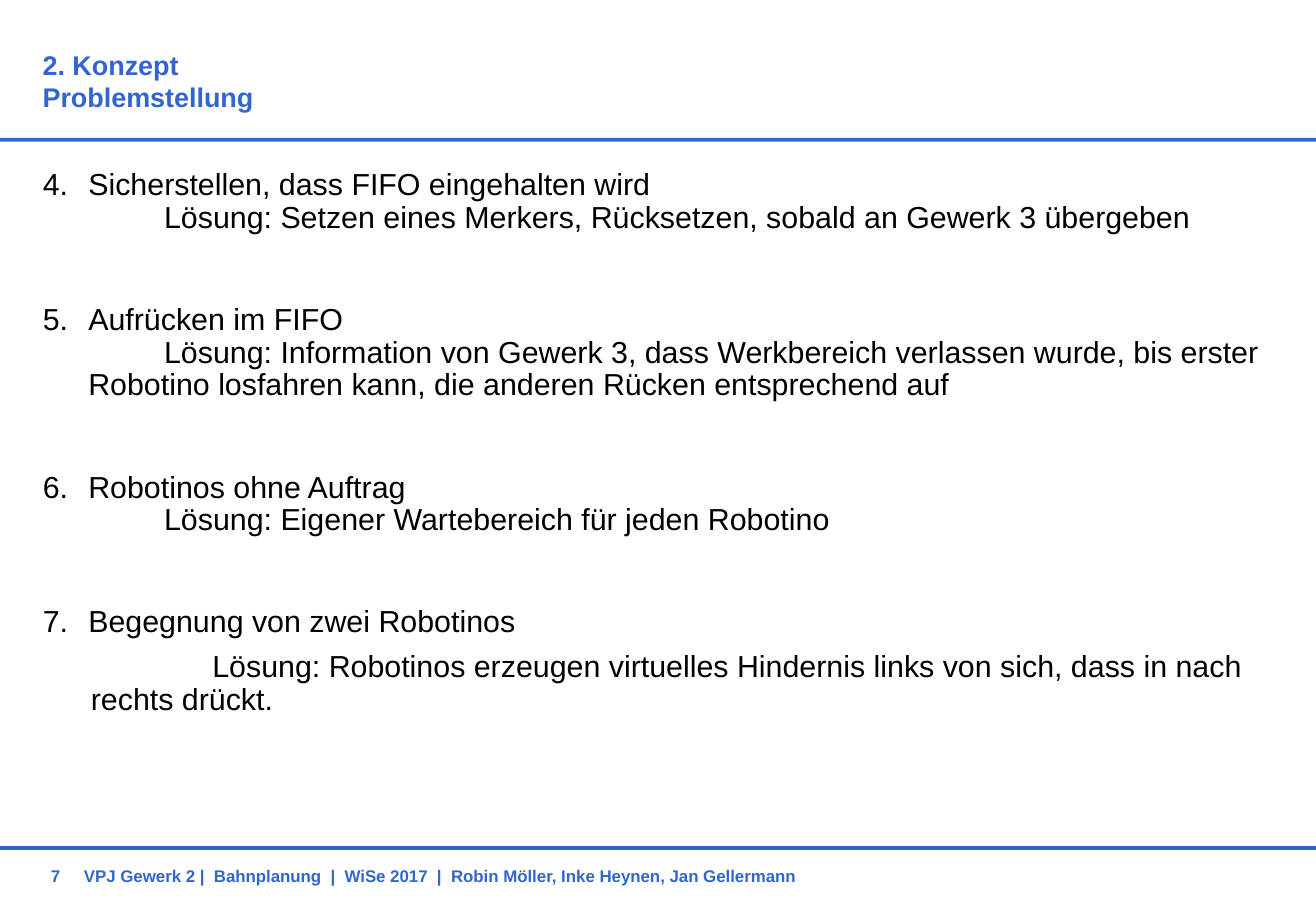
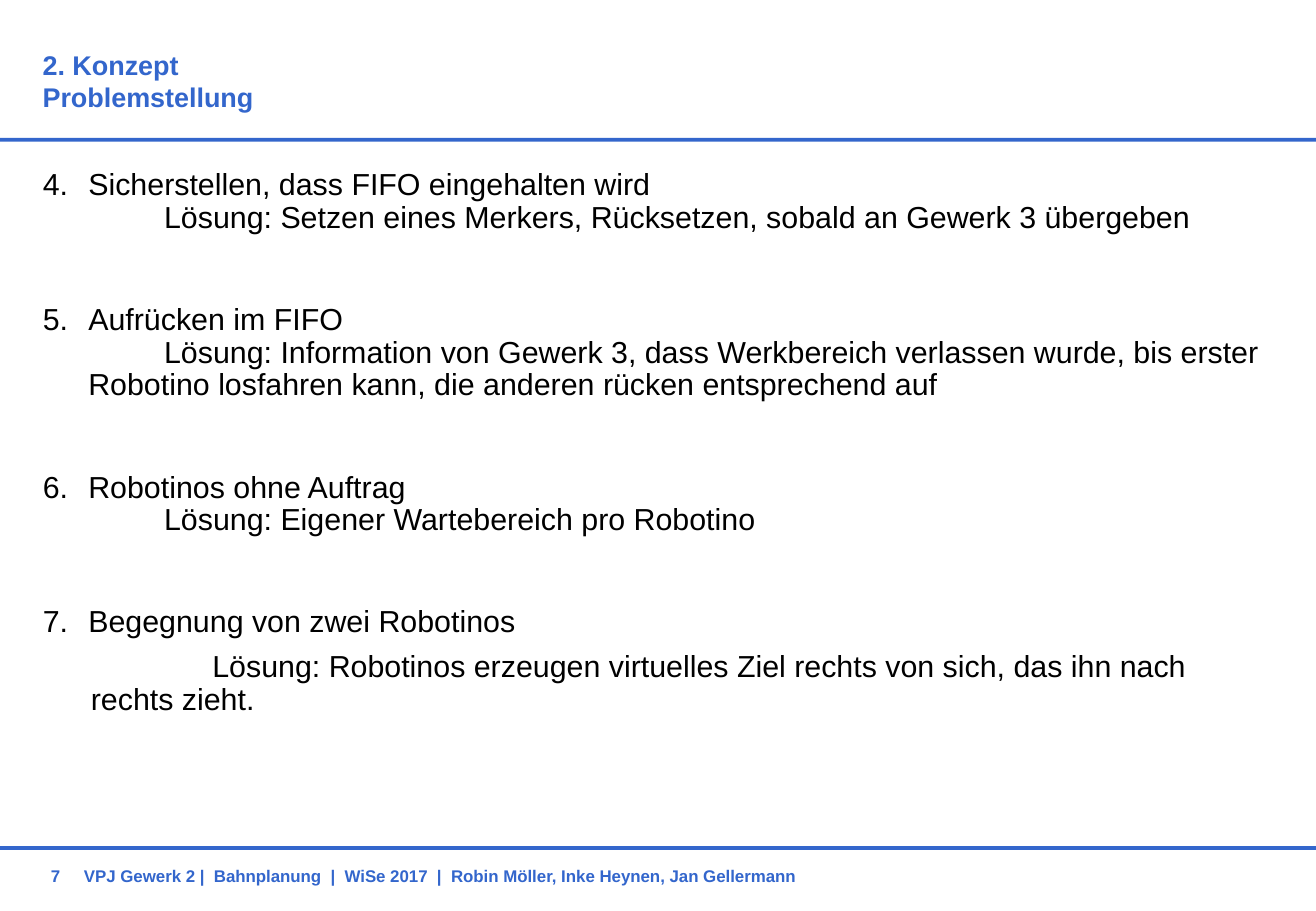
Before and after one commit to RobinMoeller/VPJ-Gewerk-2, a slide deck: slide 7 of Präsi_Konzept.pptx. Drawn at 1316x911 pixels with LibreOffice and Linux fonts; fonts in the diff are those of the drawing; background and template pictures are left out. Boxes give left, top, right and bottom in pixels: in the first picture for what was removed or moved away, otherwise in the second. Text is boxed around its words. In the diff, an @@ line names an element or a change of style, - is before the commit and + after.

```diff
--- a/Präsi_Konzept.pptx
+++ b/Präsi_Konzept.pptx
@@ text at [88, 308, 1259, 536]: text changed @@
-  5. Aufrücken im FIFO
-     Lösung: Information von Gewerk 3, dass Werkbereich verlassen wurde, bis erster Robotino losfahren kann, die anderen Rücken entsprechend auf
-  6. Robotinos ohne Auftrag
-     Lösung: Eigener Wartebereich für jeden Robotino
+  5. Aufrücken im FIFO
+     Lösung: Information von Gewerk 3, dass Werkbereich verlassen wurde, bis erster Robotino losfahren kann, die anderen rücken entsprechend auf
+  6. Robotinos ohne Auftrag
+     Lösung: Eigener Wartebereich pro Robotino
@@ text at [91, 655, 1186, 711]: text changed @@
-      Lösung: Robotinos erzeugen virtuelles Hindernis links von sich, dass in nach rechts drückt.
+      Lösung: Robotinos erzeugen virtuelles Ziel rechts von sich, das ihn nach rechts zieht.
```
Also in this commit, not shown: 2 other slides changed.
